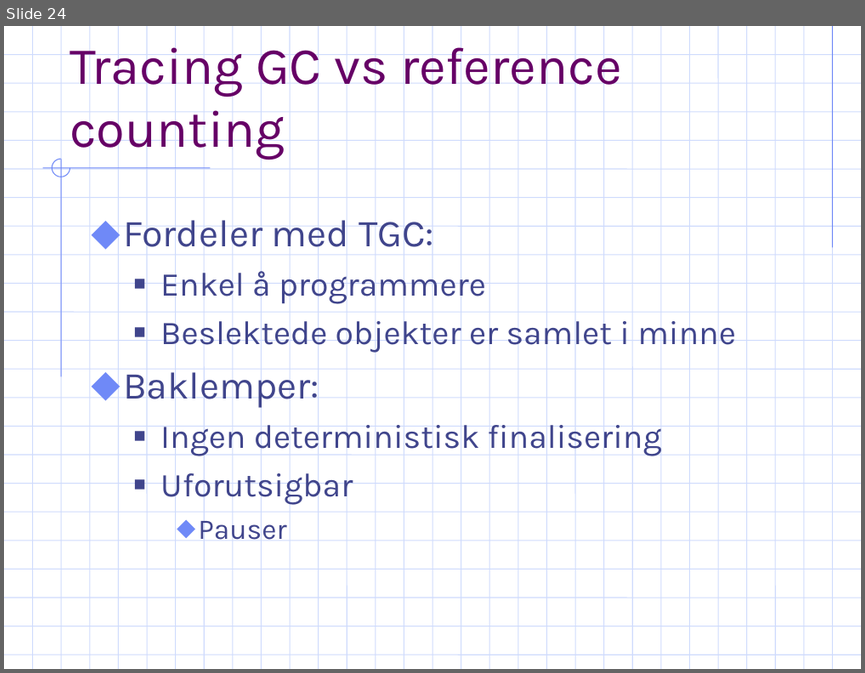
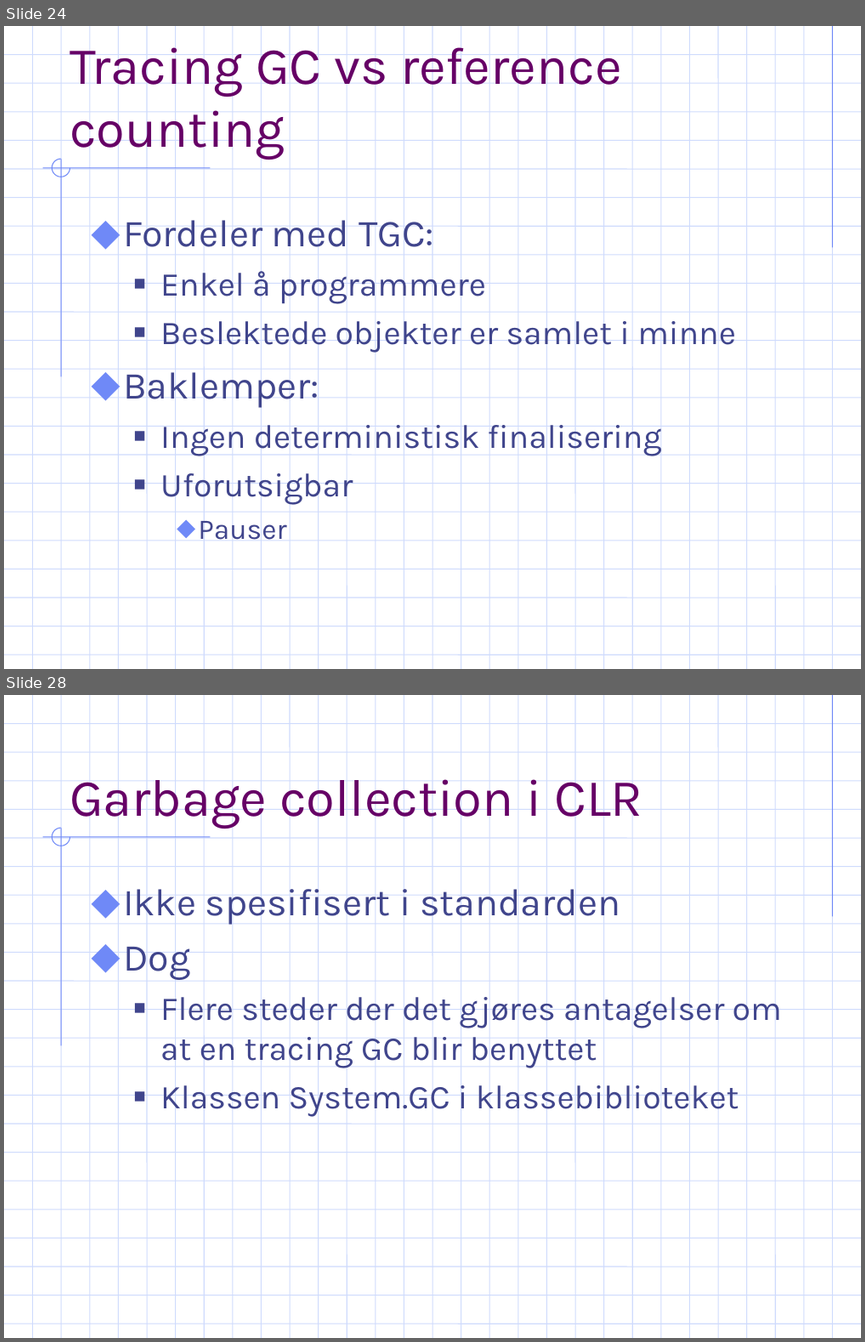
Before and after one commit to ArildF/masters, a slide deck: trunk/thesis/presentation.ppt. Shown one above the other, each under a label of ours: slide 24 before the commit, slides 24 and 28 after it; the slides between them are not shown. The pictures are 865x673 and 865x1342 pixels, drawn with LibreOffice and Linux fonts; fonts in the diff are those of the drawing; background and template pictures are left out. Boxes give left, top, right and bottom in pixels: in the first picture for what was removed or moved away, otherwise in the second. Text is boxed around its words. In the diff, an @@ line names an element or a change of style, - is before the commit and + after.

```diff
--- a/trunk/thesis/presentation.ppt
+++ b/trunk/thesis/presentation.ppt
@@ slide 28 added at <box>4,695,861,1338</box>, background #FFFFFF; not listed: 55 template elements that a slide beside it also shows @@
@@ title added at <box>69,769,642,828</box>, 44 pt, text #660066 @@
+Garbage collection i CLR
@@ text added at <box>123,881,782,1117</box>, 28 pt, text #40458C @@
+⬥ Ikke spesifisert i standarden
+⬥ Dog
+  ■ Flere steder der det gjøres antagelser om at en tracing GC blir benyttet
+  ■ Klassen System.GC i klassebiblioteket
```
Also in this commit, not shown: 1 slide changed, 36 other slides added, 1 slide removed.
